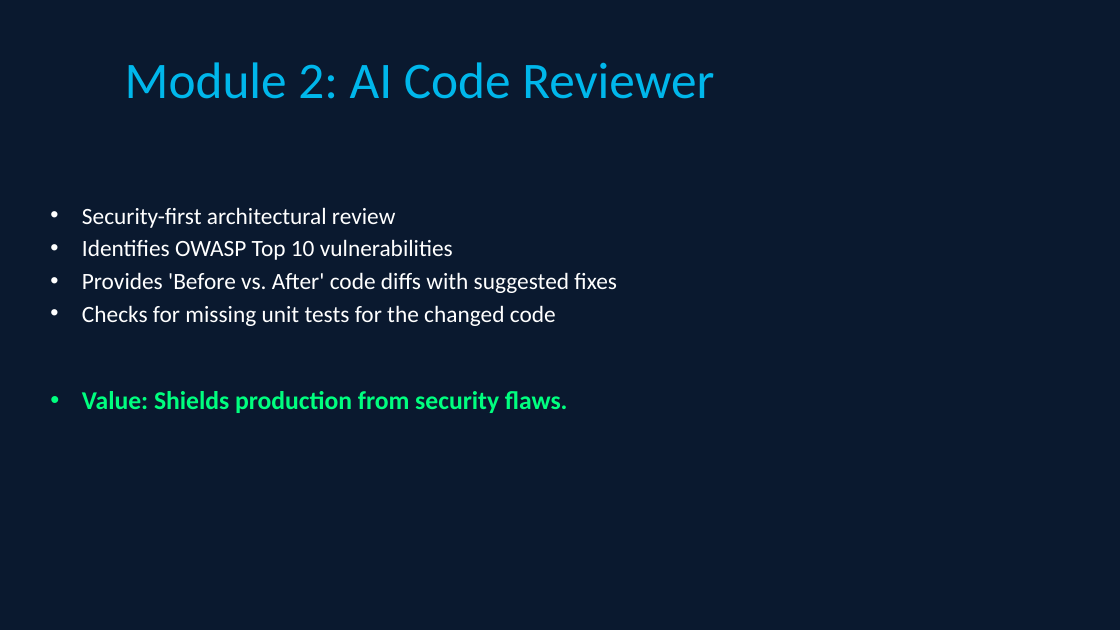
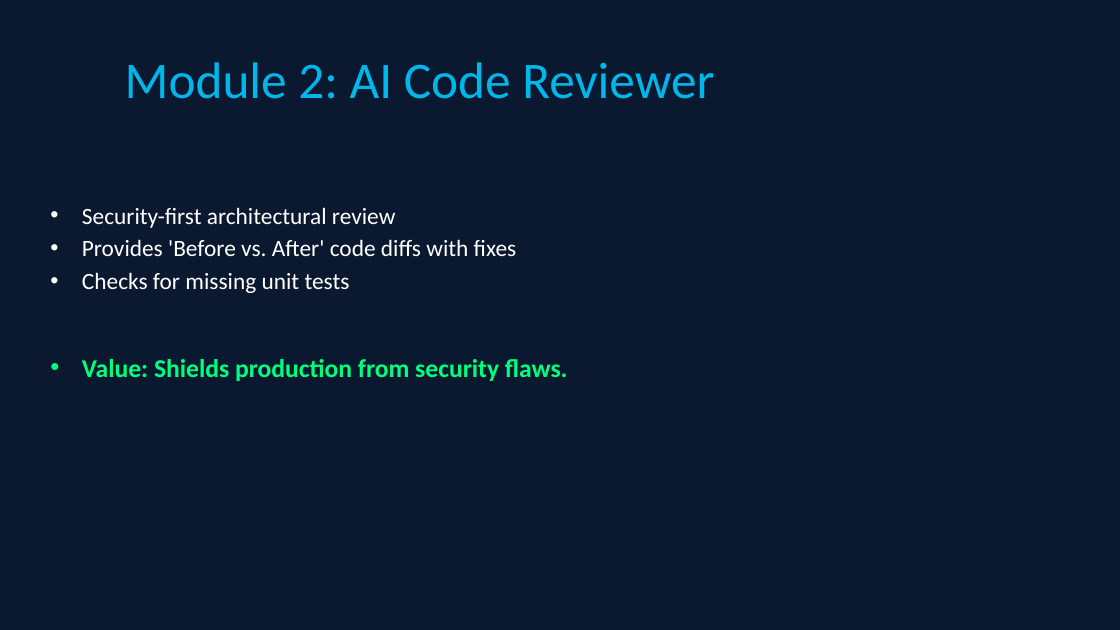
Before and after one commit to Manikandan180804/AI-Augmented-SDLC-platform, a slide deck: slide 6 of backend/AI_SDLC_Presentation.pptx. Drawn at 1120x630 pixels with LibreOffice and Linux fonts; fonts in the diff are those of the drawing. Boxes give left, top, right and bottom in pixels: in the first picture for what was removed or moved away, otherwise in the second. Text is boxed around its words. In the diff, an @@ line names an element or a change of style, - is before the commit and + after.

```diff
--- a/backend/AI_SDLC_Presentation.pptx
+++ b/backend/AI_SDLC_Presentation.pptx
@@ text at (x1=82, y1=239, x2=517, y2=293): text changed @@
-• Identifies OWASP Top 10 vulnerabilities
-• Provides 'Before vs. After' code diffs with suggested fixes
-• Checks for missing unit tests for the changed code
+• Provides 'Before vs. After' code diffs with fixes
+• Checks for missing unit tests
```
Also in this commit, not shown: 8 other slides changed, 1 slide added, 1 slide removed, 3 other files.
